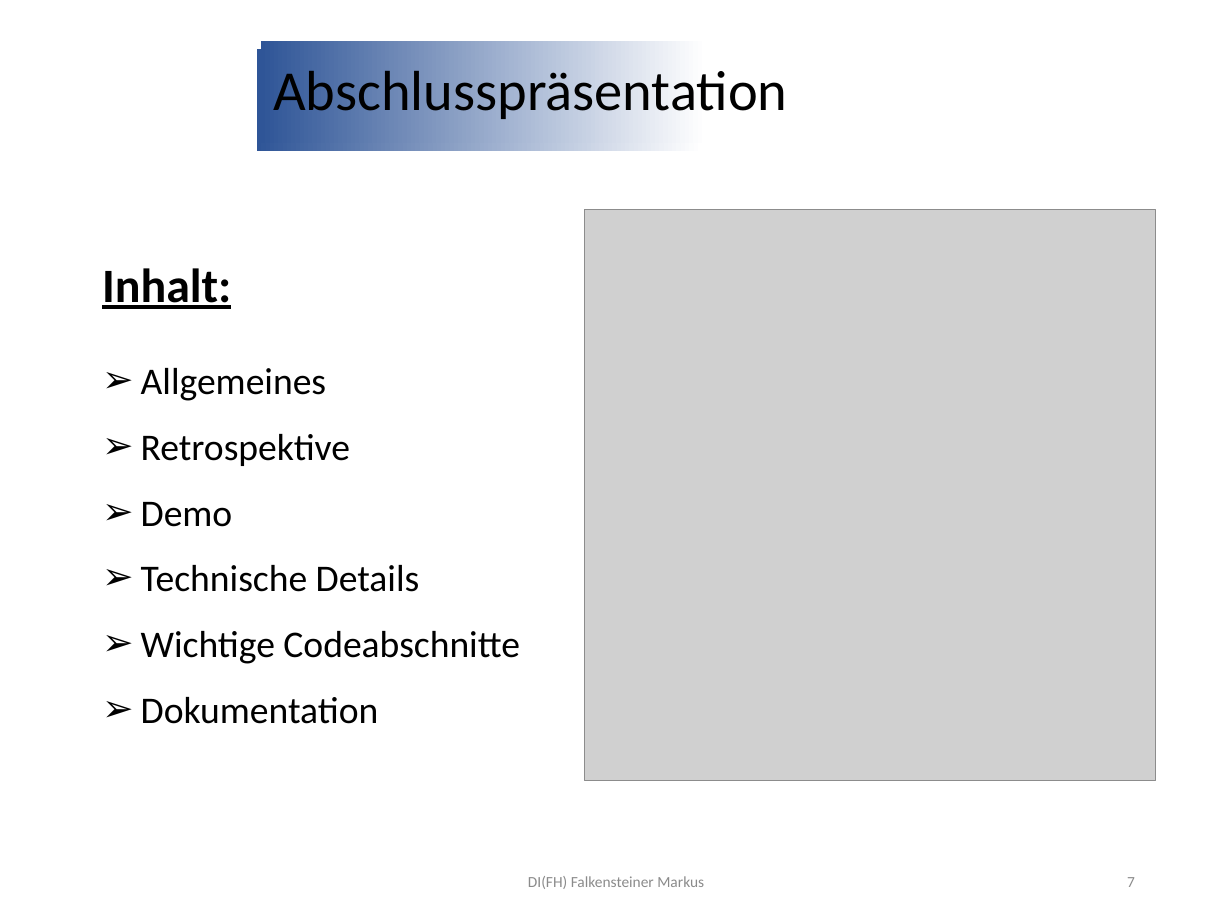
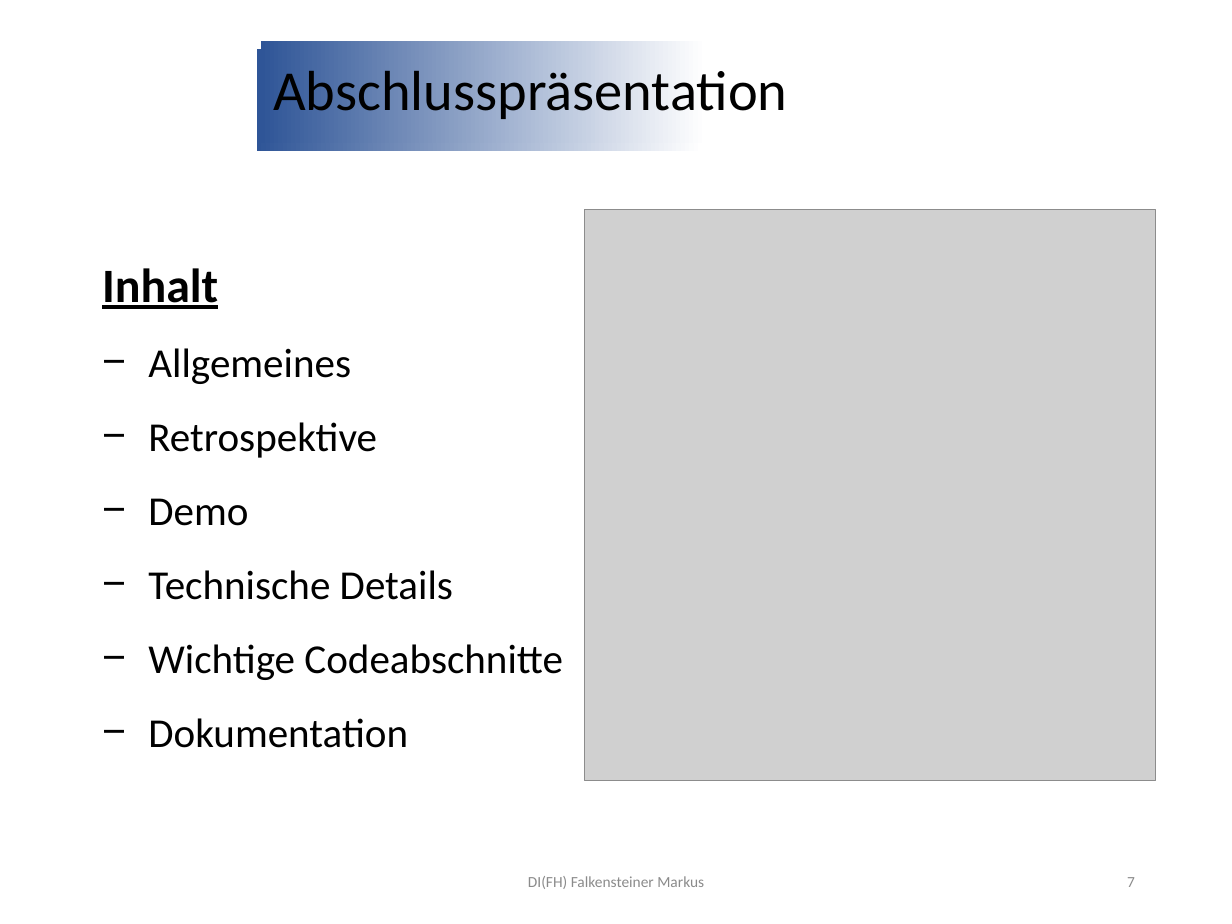
Before and after one commit to jonasaberger/SYP4_MBOT_G1, a slide deck: slide 7 of 02_Backend/!_Docs/INF4_SYP_Gruppe1_Abschlusspräsentation.pptx. Drawn at 1232x924 pixels with LibreOffice and Linux fonts; fonts in the diff are those of the drawing; grey boxes stand for pictures; background and template pictures are left out. Boxes give left, top, right and bottom in pixels: in the first picture for what was removed or moved away, otherwise in the second. Text is boxed around its words. In the diff, an @@ line names an element or a change of style, - is before the commit and + after.

Commit message:
docs: Update Abschlusspräsentation presentation file

```diff
--- a/02_Backend/!_Docs/INF4_SYP_Gruppe1_Abschlusspräsentation.pptx
+++ b/02_Backend/!_Docs/INF4_SYP_Gruppe1_Abschlusspräsentation.pptx
@@ text at [102,268,218,309]: text changed @@
-Inhalt:
+Inhalt
@@ text at [148,348,563,748]: size 22 to 24 pt; bullet ➢ to −; line spacing 1 to 1.5 @@
```
Also in this commit, not shown: 13 other slides changed, 1 slide added, 1 slide removed.
